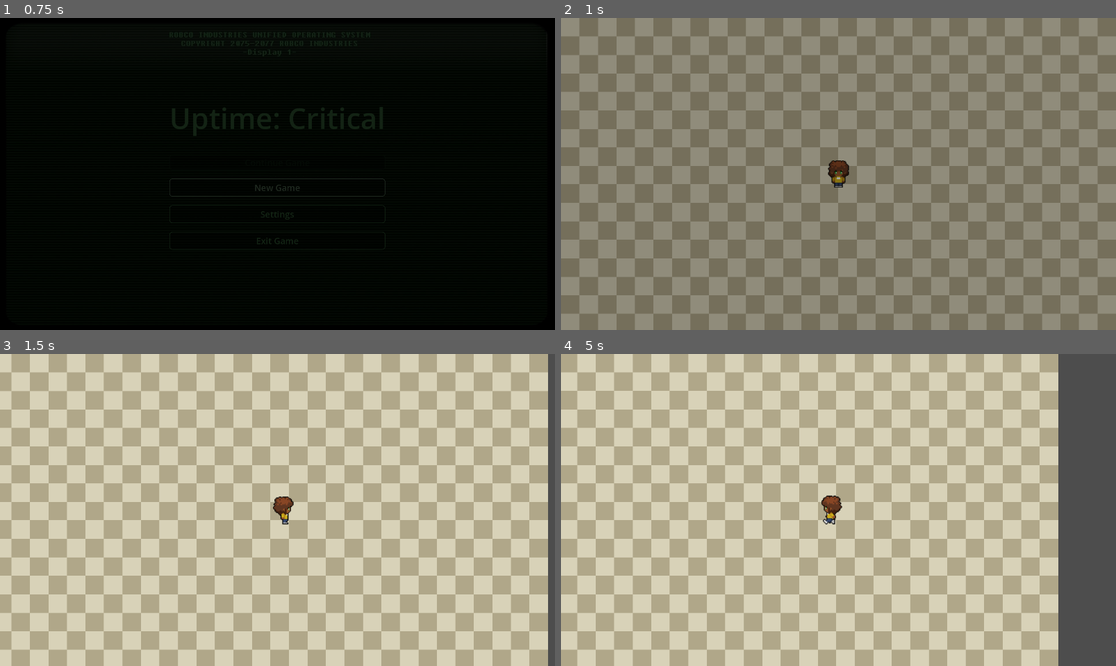
Above: before the commit, frames 1-4 (two rows, left to right).
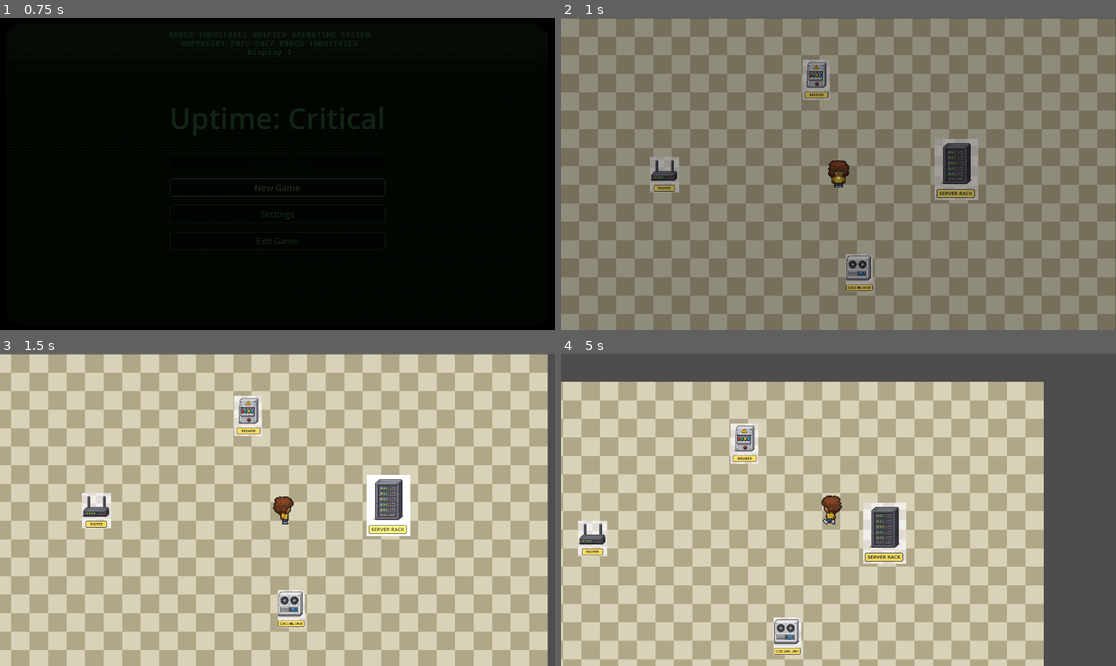
Above: after the commit, the same moments.

Repository: Stratoverus/Uptime-Critical
Game: Godot game, scene res://scenes/ui/MainMenu/main_menu.tscn
The game is run twice, just before and just after one commit, with the same random seed, the same clock (stepped at 60 frames per second) and the same inputs.
Inputs (mouse positions are in pixels of both pictures, inside the frame that each line leads up to):
- Up to frame 1 (0.75 s): click "New Game" at 0.5 s
- Up to frame 2 (1 s): no input
- Up to frame 3 (1.5 s): tap Enter at 1.25 s; move the mouse to (399, 494) at 1.27 s; hold D (move_right) from 1.28 s (still down); click (399, 494) at 1.42 s
- Up to frame 4 (5 s): move the mouse to (727, 525) at 2.02 s; release D (move_right) at 2.03 s; hold S (move_down) 2.03-2.78 s; click (727, 525) at 2.17 s; move the mouse to (894, 441) at 2.77 s; hold D (move_right) 2.78-3.53 s; click (894, 441) at 2.92 s; move the mouse to (810, 572) at 3.52 s; hold W (move_up) 3.53-4.28 s; click (810, 572) at 3.67 s; move the mouse to (1005, 556) at 4.27 s; hold A (move_left) from 4.28 s (still down); click (1005, 556) at 4.42 s

Frame 1 is identical in both runs. In frame 2, 4.8% of the frame differs, in the area x 0-100%, y 0-100%; in frame 3, 6.5%; in frame 4, 51%, in the area x 0-90%, y 0-100%.

Commit message:
interaction detection

Diff:
--- a/scenes/maps/testMap/testMap.tscn
+++ b/scenes/maps/testMap/testMap.tscn
@@ -1,12 +1,80 @@
 [gd_scene format=3 uid="uid://ey4pav7ya4xy"]
 
 [ext_resource type="PackedScene" uid="uid://cn6x5ssw581m4" path="res://scenes/player/player.tscn" id="1_cxwue"]
-[ext_resource type="Script" path="res://scripts/maps/checkerboard_floor.gd" id="2_uuq7d"]
+[ext_resource type="Script" uid="uid://cjyk1d6lpn01e" path="res://scripts/maps/checkerboard_floor.gd" id="2_uuq7d"]
+[ext_resource type="Script" uid="uid://bypsyjhf0o4a4" path="res://scripts/interaction/server_rack.gd" id="3_e4dex"]
+[ext_resource type="Texture2D" uid="uid://dchw0142nlbsj" path="res://assets/placeholders/ai_server.png" id="4_jm4fq"]
+[ext_resource type="Script" uid="uid://c5m3hc4ck6g41" path="res://scripts/interaction/cooling_rack.gd" id="5_ycy7d"]
+[ext_resource type="Texture2D" uid="uid://bx723gw7uleot" path="res://assets/placeholders/ai_cooling.png" id="6_xv6yo"]
+[ext_resource type="Script" uid="uid://b4wqubjhokd5q" path="res://scripts/interaction/router.gd" id="7_xm7c4"]
+[ext_resource type="Texture2D" uid="uid://8e6uqoqurdnk" path="res://assets/placeholders/ai_router.png" id="8_3fo2i"]
+[ext_resource type="Script" uid="uid://diecpo4k8f3yl" path="res://scripts/interaction/breaker.gd" id="9_0dew7"]
+[ext_resource type="Texture2D" uid="uid://dx6uve4e1wwmi" path="res://assets/placeholders/ai_breaker.png" id="10_6jtrr"]
+
+[sub_resource type="RectangleShape2D" id="RectangleShape2D_bwda7"]
+size = Vector2(150, 204)
+
+[sub_resource type="RectangleShape2D" id="RectangleShape2D_gpwly"]
+size = Vector2(96, 130)
+
+[sub_resource type="RectangleShape2D" id="RectangleShape2D_5ivrf"]
+size = Vector2(102, 120)
+
+[sub_resource type="RectangleShape2D" id="RectangleShape2D_a04uf"]
+size = Vector2(98, 133)
 
 [node name="TestMap" type="Node2D" unique_id=1954177505]
 
-[node name="CheckerboardFloor" type="Node2D" parent="."]
+[node name="CheckerboardFloor" type="Node2D" parent="." unique_id=797863680]
 script = ExtResource("2_uuq7d")
 
-[node name="Player" parent="." instance=ExtResource("1_cxwue")]
-position = Vector2(960, 540)
+[node name="Player" parent="." unique_id=1081700995 instance=ExtResource("1_cxwue")]
+position = Vector2(961.00006, 539)
+
+[node name="ServerRack" type="Area2D" parent="." unique_id=609418582]
+position = Vector2(1367, 515)
+script = ExtResource("3_e4dex")
+
+[node name="Sprite2D" type="Sprite2D" parent="ServerRack" unique_id=913661745]
+position = Vector2(2, 8)
+scale = Vector2(1.5567019, 1.3187497)
+texture = ExtResource("4_jm4fq")
+region_rect = Rect2(0, 0, 32, 32)
+
+[node name="CollisionShape2D" type="CollisionShape2D" parent="ServerRack" unique_id=1393399191]
+position = Vector2(3, 4)
+shape = SubResource("RectangleShape2D_bwda7")
+
+[node name="CoolingRack" type="Area2D" parent="." unique_id=371192697]
+position = Vector2(1033, 881)
+script = ExtResource("5_ycy7d")
+
+[node name="Sprite2D" type="Sprite2D" parent="CoolingRack" unique_id=1541262594]
+texture = ExtResource("6_xv6yo")
+
+[node name="CollisionShape2D" type="CollisionShape2D" parent="CoolingRack" unique_id=1109763423]
+position = Vector2(0, -1)
+shape = SubResource("RectangleShape2D_gpwly")
+
+[node name="Router" type="Area2D" parent="." unique_id=1254323557]
+position = Vector2(362, 542)
+script = ExtResource("7_xm7c4")
+
+[node name="Sprite2D" type="Sprite2D" parent="Router" unique_id=2129226520]
+position = Vector2(-3, -1)
+texture = ExtResource("8_3fo2i")
+
+[node name="CollisionShape2D" type="CollisionShape2D" parent="Router" unique_id=268936232]
+position = Vector2(-2, -5)
+shape = SubResource("RectangleShape2D_5ivrf")
+
+[node name="Breaker" type="Area2D" parent="." unique_id=1439469915]
+position = Vector2(884, 213)
+script = ExtResource("9_0dew7")
+
+[node name="Sprite2D" type="Sprite2D" parent="Breaker" unique_id=877670270]
+texture = ExtResource("10_6jtrr")
+
+[node name="CollisionShape2D" type="CollisionShape2D" parent="Breaker" unique_id=571687929]
+position = Vector2(-2, -0.5)
+shape = SubResource("RectangleShape2D_a04uf")
--- /dev/null
+++ b/scripts/interaction/breaker.gd
@@ -0,0 +1,16 @@
+extends InteractableObject
+
+func _ready() -> void:
+	object_name = "Breaker"
+	actions = ["Inspect", "Toggle Power", "Reset Breaker"]
+	interaction_range = 150.0
+	super._ready()
+
+func perform_action(action_name: String) -> void:
+	match action_name:
+		"Inspect":
+			print("Inspecting breaker")
+		"Toggle Power":
+			print("Toggling power")
+		"Reset Breaker":
+			print("Resetting breaker")
--- /dev/null
+++ b/scripts/interaction/cooling_rack.gd
@@ -0,0 +1,16 @@
+extends InteractableObject
+
+func _ready() -> void:
+	object_name = "Cooling Unit"
+	actions = ["Inspect", "Increase Cooling", "Decrease Cooling"]
+	interaction_range = 150.0
+	super._ready()
+
+func perform_action(action_name: String) -> void:
+	match action_name:
+		"Inspect":
+			print("Inspecting cooling unit")
+		"Increase Cooling":
+			print("Increasing cooling")
+		"Decrease Cooling":
+			print("Decreasing cooling")
--- /dev/null
+++ b/scripts/interaction/interactable_object.gd
@@ -0,0 +1,78 @@
+extends Area2D
+class_name InteractableObject
+
+signal interaction_requested(interactable)
+
+@export var object_name: String = "Interactable"
+@export var interaction_range: float = 150.0
+@export var actions: Array[String] = []
+@export var auto_step_range: float = 300.0
+
+@onready var sprite: Sprite2D = $Sprite2D
+
+func _ready() -> void:
+	input_pickable = true
+	mouse_entered.connect(_on_mouse_entered)
+	mouse_exited.connect(_on_mouse_exited)
+
+func _input_event(viewport, event, shape_idx) -> void:
+	if event is InputEventMouseButton and event.pressed and event.button_index == MOUSE_BUTTON_LEFT:
+		var distance := get_distance_to_player()
+		print(object_name, " distance to player = ", distance)
+
+		if is_player_in_range():
+			print("In range:", object_name)
+			interaction_requested.emit(self)
+		elif is_player_in_auto_step_range():
+			print("Auto-step toward:", object_name)
+			_auto_step_player_and_interact()
+		else:
+			print("Too far away from:", object_name)
+
+func get_actions() -> Array[String]:
+	return actions
+
+func perform_action(action_name: String) -> void:
+	print(object_name, " performed action: ", action_name)
+
+func _on_mouse_entered() -> void:
+	if sprite:
+		sprite.modulate = Color(1.3, 1.3, 1.3, 1.0)
+
+func _on_mouse_exited() -> void:
+	if sprite:
+		sprite.modulate = Color(1, 1, 1, 1)
+
+func get_player() -> Node2D:
+	return get_tree().get_first_node_in_group("player") as Node2D
+
+func get_distance_to_player() -> float:
+	var player := get_player()
+	if player == null:
+		return INF
+	return global_position.distance_to(player.global_position)
+
+func is_player_in_range() -> bool:
+	return get_distance_to_player() <= interaction_range
+
+func is_player_in_auto_step_range() -> bool:
+	var distance := get_distance_to_player()
+	return distance > interaction_range and distance <= auto_step_range
+
+func _auto_step_player_and_interact() -> void:
+	var player := get_player()
+	if player == null:
+		print("No player found")
+		return
+
+	var direction := (global_position - player.global_position).normalized()
+	var target_position := global_position - direction * (interaction_range - 10.0)
+
+	var tween := create_tween()
+	tween.set_trans(Tween.TRANS_SINE)
+	tween.set_ease(Tween.EASE_OUT)
+	tween.tween_property(player, "global_position", target_position, 0.25)
+	await tween.finished
+
+	print("Player moved to:", player.global_position)
+	interaction_requested.emit(self)
--- /dev/null
+++ b/scripts/interaction/router.gd
@@ -0,0 +1,16 @@
+extends InteractableObject
+
+func _ready() -> void:
+	object_name = "Router"
+	actions = ["Inspect", "Reset", "Reroute"]
+	interaction_range = 150.0
+	super._ready()
+
+func perform_action(action_name: String) -> void:
+	match action_name:
+		"Inspect":
+			print("Inspecting router")
+		"Reset":
+			print("Resetting router")
+		"Reroute":
+			print("Rerouting traffic")
--- /dev/null
+++ b/scripts/interaction/server_rack.gd
@@ -0,0 +1,16 @@
+extends InteractableObject
+
+func _ready() -> void:
+	object_name = "Server Rack"
+	actions = ["Inspect", "Reboot", "Diagnostics"]
+	interaction_range = 150.0
+	super._ready()
+
+func perform_action(action_name: String) -> void:
+	match action_name:
+		"Inspect":
+			print("Inspecting server rack")
+		"Reboot":
+			print("Rebooting server rack")
+		"Diagnostics":
+			print("Running diagnostics on server rack")
--- a/scripts/player/player_movement.gd
+++ b/scripts/player/player_movement.gd
@@ -12,6 +12,7 @@
 }
 
 func _ready() -> void:
+	add_to_group("player")
 	_ensure_wasd_actions()
 	animated_sprite.play("idle")
 
Binary file added: assets/placeholders/ai_breaker.png
Not shown, added: assets/placeholders/ai_breaker.png.import
Binary file added: assets/placeholders/ai_cooling.png
Not shown, added: assets/placeholders/ai_cooling.png.import
Binary file added: assets/placeholders/ai_router.png
Not shown, added: assets/placeholders/ai_router.png.import
Binary file added: assets/placeholders/ai_server.png
Not shown, added: assets/placeholders/ai_server.png.import
Not shown, added: scripts/interaction/breaker.gd.uid
Not shown, added: scripts/interaction/cooling_rack.gd.uid
Not shown, added: scripts/interaction/interactable_object.gd.uid
Not shown, added: scripts/interaction/router.gd.uid
(and 1 more such lines)
